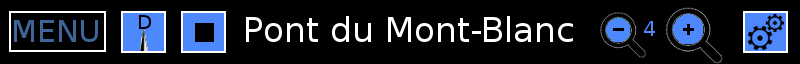
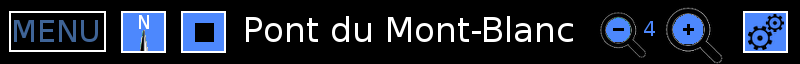
Two versions of the same layered image (800 × 64). Layer-by-layer changes:
moved "directionnorth" above "directiondestination" over [139, 15, 151, 29]
renamed "Presse-papiers" to "inside", painted on it over [139, 15, 151, 29]
